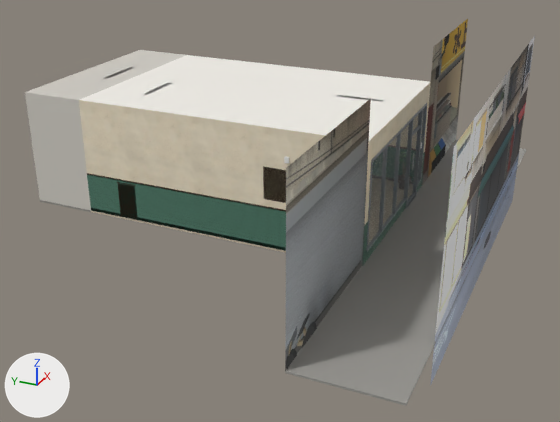
The glTF model assets/models/env/second_ai/l118_dian.glb, before and after one commit.
Before and after are seen from a camera (50 mm lens) standing at (-18.74, -8.99, 9.04) and looking at (-0.58, -0.82, -0.03). The lights are fixed; the arrows at lower left show +X, +Y and +Z. The picture after the commit comes second. Where no turn or scale is listed for an object, it has been applied to the vertices. Vertices at exactly the same position are counted once.

The older version as bpy lines, for what is in view:
```python
ob_l118_dian_props = bpy.data.objects.new('l118_dian_props', me_l118_dian_props)
ob_l118_dian_props.location = (0.0, 0.0, 0.0)
ob_wall_s_glass = bpy.data.objects.new('WALL_S_glass', me_wall_s_glass)
ob_wall_s_glass.location = (0.0, 0.0, 0.0)
ob_wall_s_wain = bpy.data.objects.new('WALL_S_wain', me_wall_s_wain)
ob_wall_s_wain.location = (0.0, 0.0, 0.0)
ob_wall_s_wall = bpy.data.objects.new('WALL_S_wall', me_wall_s_wall)
ob_wall_s_wall.location = (0.0, 0.0, 0.0)
ob_wall_w_trim = bpy.data.objects.new('WALL_W_trim', me_wall_w_trim)
ob_wall_w_trim.location = (0.0, 0.0, 0.0)
ob_wall_w_wain = bpy.data.objects.new('WALL_W_wain', me_wall_w_wain)
ob_wall_w_wain.location = (0.0, 0.0, 0.0)
ob_wall_w_wall = bpy.data.objects.new('WALL_W_wall', me_wall_w_wall)
ob_wall_w_wall.location = (0.0, 0.0, 0.0)
# also in view: 'l118_dian_ceiling' at (0.0, 0.0, 3.2); 'WALL_S_frame' at (0.0, -3.97, 1.33); 'WALL_S_view' at (0.0, -6.4, 1.6); 'WALL_E_nb_view' at (5.1, -4.0, 2.1); 'WALL_W_nb_view' at (-5.1, -4.0, 2.1)
```
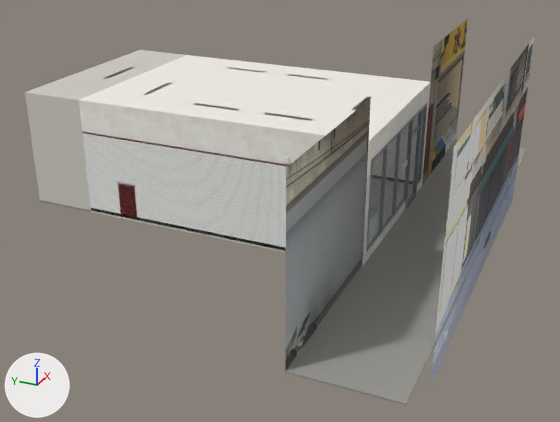
The change, as a list of edits to the scene's bpy script:
```text
Change mat_l118_dian_wain:
    where n2 = _N.new('ShaderNodeTexImage'); n2.name = 'Image Texture'
    n2.image: img_long_white_tiles_diff_1k_s1_g1_4f7a68_c0 -> img_long_white_tiles_diff_1k_s1_g1_eef0ec_c0
Change mat_l118_dian_wall:
    where n2 = _N.new('ShaderNodeTexImage'); n2.name = 'Image Texture'
    n2.image: img_white_plaster_02_diff_1k_s1_g1_efe2c8_c0 -> img_white_plaster_02_diff_1k_s1_g1_f5f2ea_c0
Change me_l118_dian_props:
    remove me_l118_dian_props.from_pydata(...)  # 6851 vertices, 10630 faces; spans x -7.4..7.4, y -6.4..4.0, z -0.05..3.2
    add me_l118_dian_props.from_pydata(...)  # 4584 vertices, 7948 faces; spans x -7.4..7.4, y -6.4..4.0, z -0.05..3.2
    me_l118_dian_props part 1: the loose piece of 24 vertices spanning x -2.8..0.5, y 2.45..2.51, z 0.0..1.0 is rebuilt with 24 vertices and now spans x -2.8..0.55, y 2.45..3.0, z 0.0..1.0
    me_l118_dian_props part 2: 397 loose pieces with 4445 vertices, spanning x -2.8..2.8, y -3.89..3.88, z 0.0..3.2, are deleted
    me_l118_dian_props part 3: 137 vertices removed from x -2.06..2.06, y -3.31..2.62, z 0.41..1.17; 2263 vertices added at x -2.79..2.8, y -3.88..2.62, z 0.0..3.2
    other edits to the shape of me_l118_dian_props do not show in these pictures
Change me_wall_s_wain:
    remove me_wall_s_wain.from_pydata(...)  # 14 vertices, 8 faces; spans x -2.8..2.8, y -4.0, z 0.0..1.1
    add me_wall_s_wain.from_pydata(...)  # 14 vertices, 8 faces; spans x -2.8..2.8, y -4.0, z 0.0..2.3
    me_wall_s_wain part 4
    me_wall_s_wain.vertices[2].co: (-2.8, -4.0, 1.1) -> (-2.8, -4.0, 2.3)  # pixel (364, 225) -> pixel (366, 178)
    me_wall_s_wain.vertices[3].co: (-2.5, -4.0, 1.1) -> (-2.5, -4.0, 2.3)  # pixel (368, 220) -> pixel (370, 174)
    me_wall_s_wain part 5
    me_wall_s_wain.vertices[6].co: (2.5, -4.0, 1.1) -> (2.5, -4.0, 2.3)  # pixel (422, 154) -> pixel (425, 115)
    me_wall_s_wain.vertices[7].co: (2.8, -4.0, 1.1) -> (2.8, -4.0, 2.3)  # pixel (424, 151) -> pixel (428, 112)
Change me_wall_s_wall:
    remove me_wall_s_wall.from_pydata(...)  # 10 vertices, 6 faces; spans x -2.8..2.8, y -4.0, z 1.1..3.2
    add me_wall_s_wall.from_pydata(...)  # 10 vertices, 6 faces; spans x -2.8..2.8, y -4.0, z 2.3..3.2
    me_wall_s_wall part 6
    me_wall_s_wall.vertices[0].co: (-2.5, -4.0, 1.1) -> (-2.5, -4.0, 2.3)  # pixel (368, 220) -> pixel (370, 174)
    me_wall_s_wall.vertices[1].co: (-2.8, -4.0, 1.1) -> (-2.8, -4.0, 2.3)  # pixel (364, 225) -> pixel (366, 178)
    me_wall_s_wall part 7
    me_wall_s_wall.vertices[4].co: (2.8, -4.0, 1.1) -> (2.8, -4.0, 2.3)  # pixel (424, 151) -> pixel (428, 112)
    me_wall_s_wall.vertices[5].co: (2.5, -4.0, 1.1) -> (2.5, -4.0, 2.3)  # pixel (422, 154) -> pixel (425, 115)
Change me_wall_w_trim:
    remove me_wall_w_trim.from_pydata(...)  # 68 vertices, 130 faces; spans x -2.8..-2.75, y -4.0..4.0, z 0.0..2.5
    add me_wall_w_trim.from_pydata(...)  # 16 vertices, 24 faces; spans x -2.8..-2.79, y -4.0..4.0, z 0.0..2.33
    me_wall_w_trim part 8: the loose piece of 8 vertices spanning x -2.8..-2.79, y -2.03..-1.37, z 1.32..2.18 is deleted
    me_wall_w_trim part 9: 12 kept faces spanning x -2.8..-2.79, y -4.0..4.0, z 2.28..2.33 get new vertex colours; the middle colour goes from brown #6b4a30 to red #c4201a
    other edits to the shape of me_wall_w_trim do not show in these pictures
Change me_wall_w_wain:
    remove me_wall_w_wain.from_pydata(...)  # 4 vertices, 2 faces; spans x -2.8, y -4.0..4.0, z 0.0..1.1
    add me_wall_w_wain.from_pydata(...)  # 4 vertices, 2 faces; spans x -2.8, y -4.0..4.0, z 0.0..2.3
    me_wall_w_wain part 10
    me_wall_w_wain.vertices[2].co: (-2.8, 4.0, 1.1) -> (-2.8, 4.0, 2.3)  # pixel (86, 174) -> pixel (82, 132)
    me_wall_w_wain.vertices[3].co: (-2.8, -4.0, 1.1) -> (-2.8, -4.0, 2.3)  # pixel (364, 225) -> pixel (366, 178)
Change me_wall_w_wall:
    remove me_wall_w_wall.from_pydata(...)  # 4 vertices, 2 faces; spans x -2.8, y -4.0..4.0, z 1.1..3.2
    add me_wall_w_wall.from_pydata(...)  # 4 vertices, 2 faces; spans x -2.8, y -4.0..4.0, z 2.3..3.2
    me_wall_w_wall part 11
    me_wall_w_wall.vertices[0].co: (-2.8, -4.0, 1.1) -> (-2.8, -4.0, 2.3)  # pixel (364, 225) -> pixel (366, 178)
    me_wall_w_wall.vertices[1].co: (-2.8, 4.0, 1.1) -> (-2.8, 4.0, 2.3)  # pixel (86, 174) -> pixel (82, 132)
Add ob_l118_dian_steel:
    ob_l118_dian_steel = bpy.data.objects.new('l118_dian_steel', me_l118_dian_steel)  # 30 vertices, 48 faces; spans x -2.82..2.8, y -3.9..3.02, z 0.86..1.05; in mat_l118_steel (light grey #b9bec2)
    ob_l118_dian_steel.location = (0.0, 0.0, 0.0)
```

Changed parts and their boxes (x1, y1, x2, y2) in the pictures (560 x 422 px; the box of a moved part takes in the faces that stretch with it):
'l118_dian_props', reshaped: before (118, 83, 526, 406); after (118, 67, 526, 406)
'WALL_W_wall', surface changed: (79, 100, 326, 166) in both
'WALL_W_wain', surface changed (green to grey): (87, 174, 286, 249) in both
'WALL_S_wall', surface changed: (367, 82, 431, 178) in both
'WALL_S_wain', surface changed: (362, 152, 425, 266) in both
'l118_dian_steel', added (mostly hidden): after (117, 181, 135, 186)
part 1 of me_l118_dian_props, rebuilt: before (133, 186, 137, 220); after (118, 184, 137, 220)
part 2 of me_l118_dian_props, deleted (mostly hidden): before (118, 95, 384, 220)
part 3 of me_l118_dian_props, reshaped (mostly hidden): after (193, 67, 372, 121)
part 4 of me_wall_s_wain, moved or reshaped: before (362, 222, 368, 266); after (362, 176, 370, 266)
part 5 of me_wall_s_wain, moved or reshaped: before (420, 152, 425, 188); after (420, 113, 428, 188)
part 6 of me_wall_s_wall, moved or reshaped: before (364, 138, 373, 225); after (367, 138, 373, 178)
part 7 of me_wall_s_wall, moved or reshaped: before (424, 82, 431, 152); after (426, 82, 431, 113)
part 8 of me_wall_w_trim, deleted (brown): before (263, 167, 286, 203)
part 9 of me_wall_w_trim, recoloured: before (87, 173, 365, 226); after (84, 132, 288, 167)
part 10 of me_wall_w_wain, moved or reshaped: before (87, 174, 286, 251); after (82, 133, 287, 249)
part 11 of me_wall_w_wall, moved or reshaped: before (79, 100, 326, 211); after (79, 100, 326, 166)
